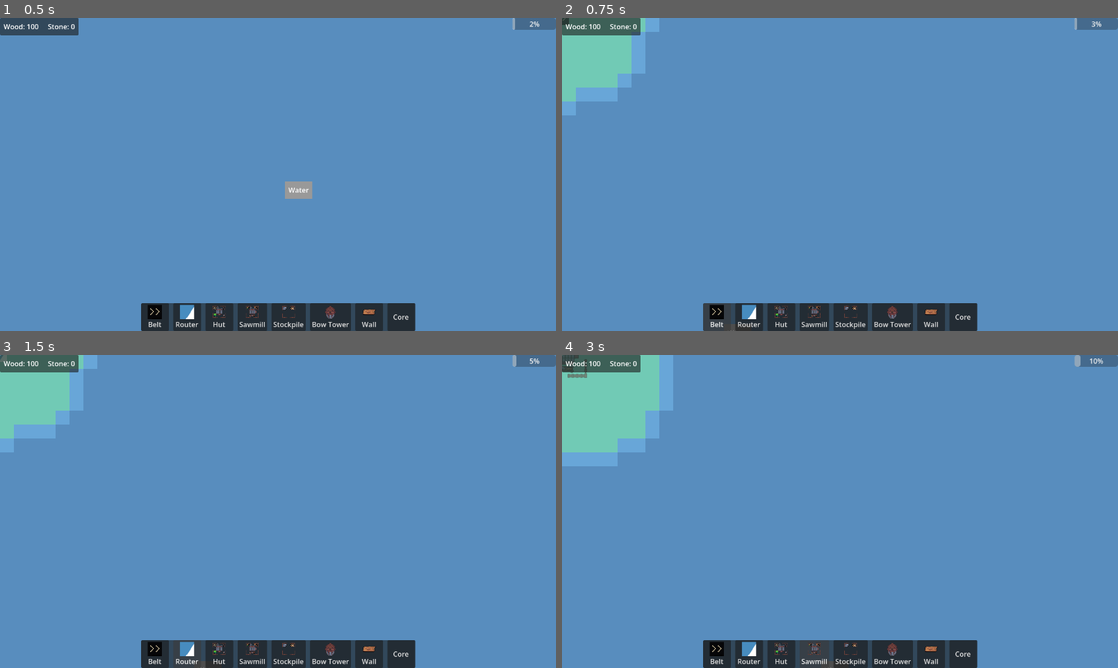
Above: before the commit, frames 1-4 (two rows, left to right).
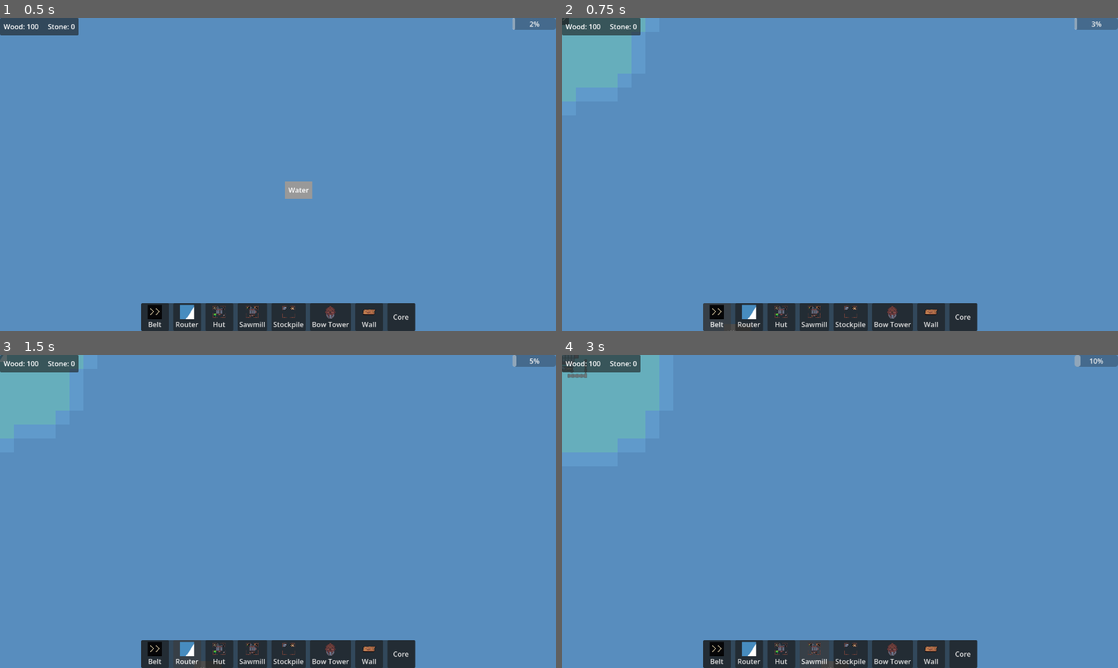
Above: after the commit, the same moments.

Repository: ColdTerror/Core-and-Conveyor
Game: Godot game, scene res://scenes/level.tscn
Two runs of this game, one before a commit and one after it. Both use one fixed random seed, a clock stepped at 60 frames per second and the inputs below. The engine's default icon, where the game draws it, is replaced by a stand-in: a white triangle on a blue panel in a dark square.
Inputs:
- Up to frame 1 (0.5 s): no input
- Up to frame 2 (0.75 s): click "Belt" at 0.5 s
- Up to frame 3 (1.5 s): click "Router" at 1.25 s
- Up to frame 4 (3 s): click "Hut" at 2 s; click "Sawmill" at 2.75 s

Frame 1 is identical in both runs. In frame 2, 2.1% of the frame differs, in the area x 0-15%, y 0-27%; in frame 3, 2.1%; in frame 4, 4.1%, in the area x 0-18%, y 0-32%.

Commit message:
added a buildable custom data layer in tiles so buildings cant be placed on water, and also added a corruption check to placement as well

Diff:
--- a/assets/tilesets/Tiles.tres
+++ b/assets/tilesets/Tiles.tres
@@ -10,11 +10,13 @@
 0:0/0 = 0
 0:0/0/navigation_layer_0/polygon = SubResource("NavigationPolygon_qdxi3")
 0:0/0/custom_data_1 = true
+0:0/0/custom_data_2 = true
 1:0/0 = 0
 1:0/0/navigation_layer_0/polygon = SubResource("NavigationPolygon_qdxi3")
 2:0/0 = 0
 2:0/0/navigation_layer_0/polygon = SubResource("NavigationPolygon_qdxi3")
 2:0/0/custom_data_1 = true
+2:0/0/custom_data_2 = true
 0:1/0 = 0
 0:1/0/navigation_layer_0/polygon = SubResource("NavigationPolygon_qdxi3")
 1:1/0 = 0
@@ -47,4 +49,6 @@
 custom_data_layer_0/type = 5
 custom_data_layer_1/name = "is_Walkable"
 custom_data_layer_1/type = 1
+custom_data_layer_2/name = "buildable"
+custom_data_layer_2/type = 1
 sources/0 = SubResource("TileSetAtlasSource_w8frs")
--- a/scenes/level.tscn
+++ b/scenes/level.tscn
@@ -83,10 +83,12 @@
 [node name="ObjectLayer" type="TileMapLayer" parent="." unique_id=719217143]
 tile_set = ExtResource("2_w8frs")
 
-[node name="BuildingManager" type="Node2D" parent="." unique_id=1124264917 node_paths=PackedStringArray("object_layer", "hover_popup")]
+[node name="BuildingManager" type="Node2D" parent="." unique_id=1124264917 node_paths=PackedStringArray("object_layer", "hover_popup", "terrain_layer", "corruption_layer")]
 script = ExtResource("15_gunhw")
 object_layer = NodePath("../ObjectLayer")
 hover_popup = NodePath("../CanvasLayer/Popup_Layer/BuildingHoverPopup")
+terrain_layer = NodePath("../TerrainLayer")
+corruption_layer = NodePath("../CorruptionLayer")
 
 [node name="CorruptionManager" type="Node2D" parent="." unique_id=964623052 node_paths=PackedStringArray("corruption_layer", "terrain_layer", "object_layer", "building_manager")]
 script = ExtResource("34_v3why")
--- a/scripts/building/building_manager.gd
+++ b/scripts/building/building_manager.gd
@@ -4,6 +4,7 @@
 @export var object_layer: TileMapLayer
 @export var hover_popup: Control
 
+@export var terrain_layer: TileMapLayer
 @export var corruption_layer: TileMapLayer
 
 # ---TRACKERS ---
@@ -145,8 +146,8 @@
 		elif ghost_building:
 			ghosts_to_draw = [ghost_building]
 
-		var preview_build = Color(0.5, 1.0, 0.5, 0.4) # Brighter green
-		var preview_safe = Color(0.5, 0.8, 1.0, 0.4)  # Brighter blue
+		var preview_build = Color(0.5, 1.0, 0.5, 0.2) # Brighter green
+		var preview_safe = Color(0.5, 0.8, 1.0, 0.2)  # Brighter blue
 
 		for g in ghosts_to_draw:
 			if not is_instance_valid(g): continue
@@ -451,7 +452,7 @@
 	if not object_layer: return Vector2i.ZERO
 	return object_layer.local_to_map(object_layer.to_local(mouse_global))
 
-# Added 'temp_network' to the parameters
+
 func _can_place_building(building: Building, origin: Vector2i, temp_network: Array[Vector2i] = []) -> bool:
 	if not object_layer: return false
 
@@ -481,12 +482,30 @@
 			return false
 	# ------------------------------
 
-	# 2. Check TileMap obstacles
+	# 2. Check for Corruption
 	for tile in footprint:
-		if object_layer.get_cell_source_id(tile) != -1:
+		if corruption_layer and corruption_layer.get_cell_source_id(tile) != -1:
+			return false # Cannot build on purple fog!
+
+	# 3. Check Terrain (Floor exists and is Buildable)
+	for tile in footprint:
+		if terrain_layer:
+			var tile_data = terrain_layer.get_cell_tile_data(tile)
+
+			# A. Is there even a floor tile here?
+			if tile_data == null:
+				return false
+
+			# B. Is it marked as 'buildable' in the TileSet Custom Data?
+			if tile_data.get_custom_data("buildable") == false:
+				return false # It's water, lava, or a void!
+
+	# 4. Check Object Layer (Trees, Rocks)
+	for tile in footprint:
+		if object_layer and object_layer.get_cell_source_id(tile) != -1:
 			return false
 
-	# 3. Check occupied tiles
+	# 5. Check Occupied Tiles (Other Buildings)
 	for tile in footprint:
 		if occupied_tiles.has(tile):
 			return false
